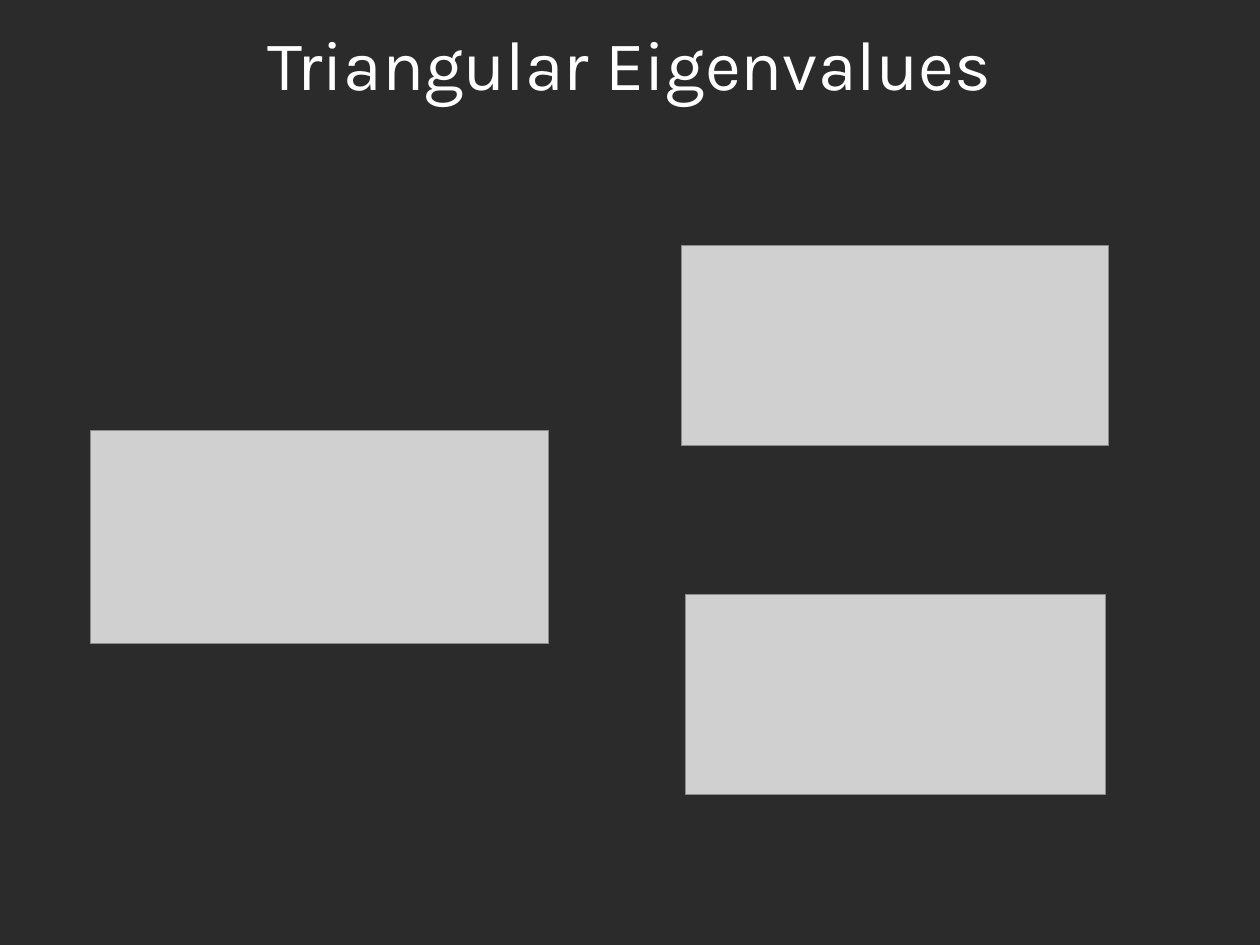
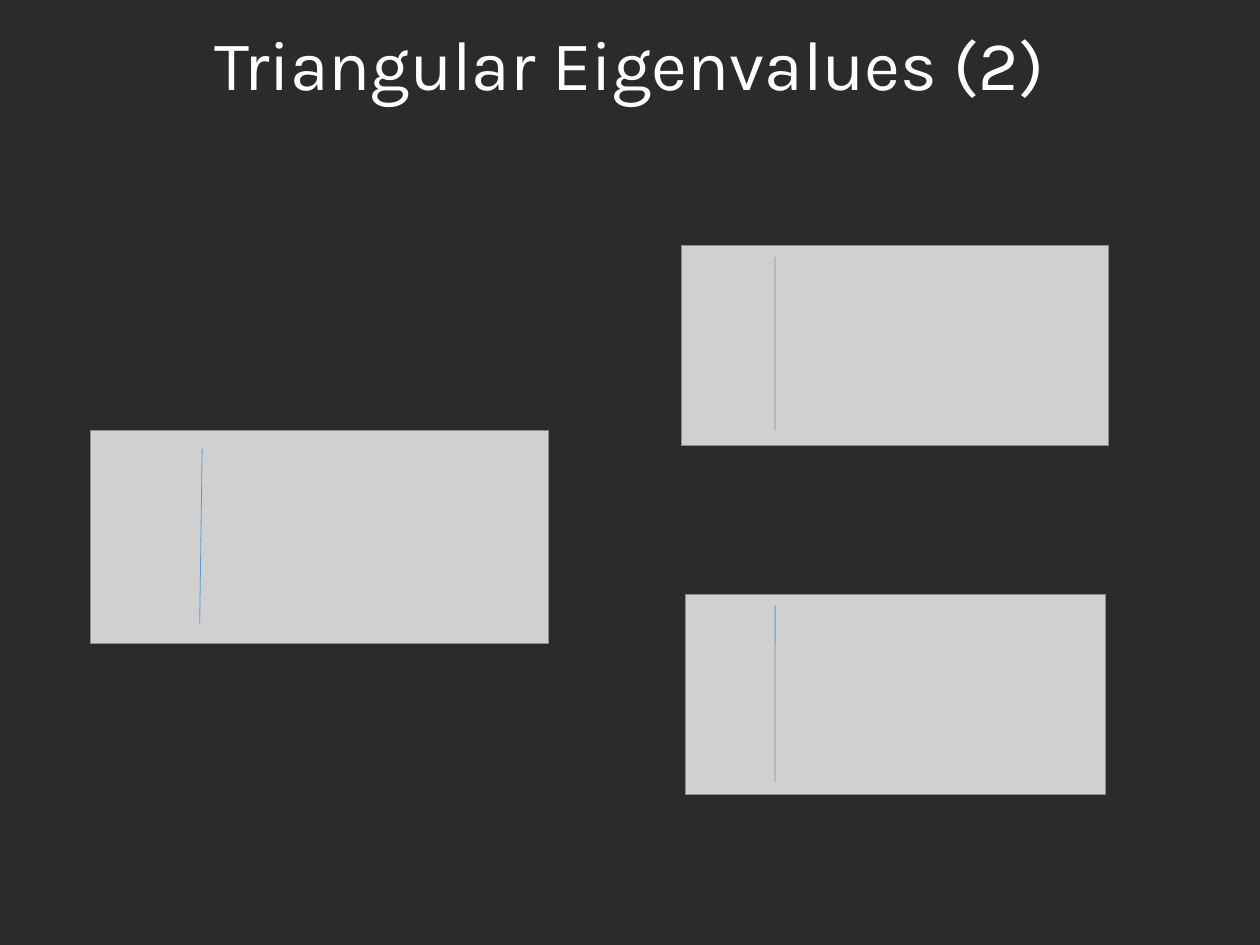
Before and after one commit to spiveeworks/treeshapes, a slide deck: slide 17 of presentation.odp (slide 16 before the commit). Drawn at 1260x945 pixels with LibreOffice and Linux fonts; fonts in the diff are those of the drawing; grey boxes stand for pictures; background and template pictures are left out; a plain dark background stands for a picture behind light text. Boxes give left, top, right and bottom in pixels: in the first picture for what was removed or moved away, otherwise in the second. Text is boxed around its words. In the diff, an @@ line names an element or a change of style, - is before the commit and + after.

```diff
--- a/presentation.odp
+++ b/presentation.odp
@@ title at [214,39,1044,107]: text changed @@
-Triangular Eigenvalues
+Triangular Eigenvalues (2)
@@ line added from (775, 257) to (775, 430), #5B9BD5 0.51 pt @@
@@ line added from (202, 448) to (200, 623), #5B9BD5 0.51 pt @@
@@ line added from (775, 606) to (775, 782), #5B9BD5 0.51 pt @@
```
Also in this commit, not shown: 7 other slides changed, 2 slides added, 1 slide removed.
